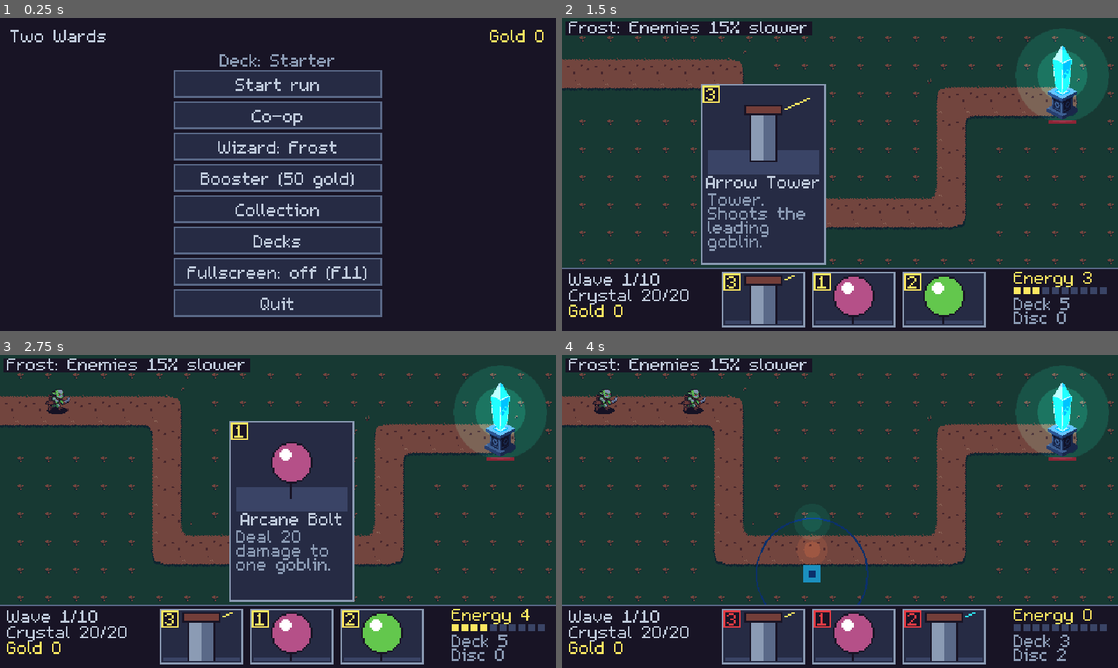
Above: before the commit, frames 1-4 (two rows, left to right).
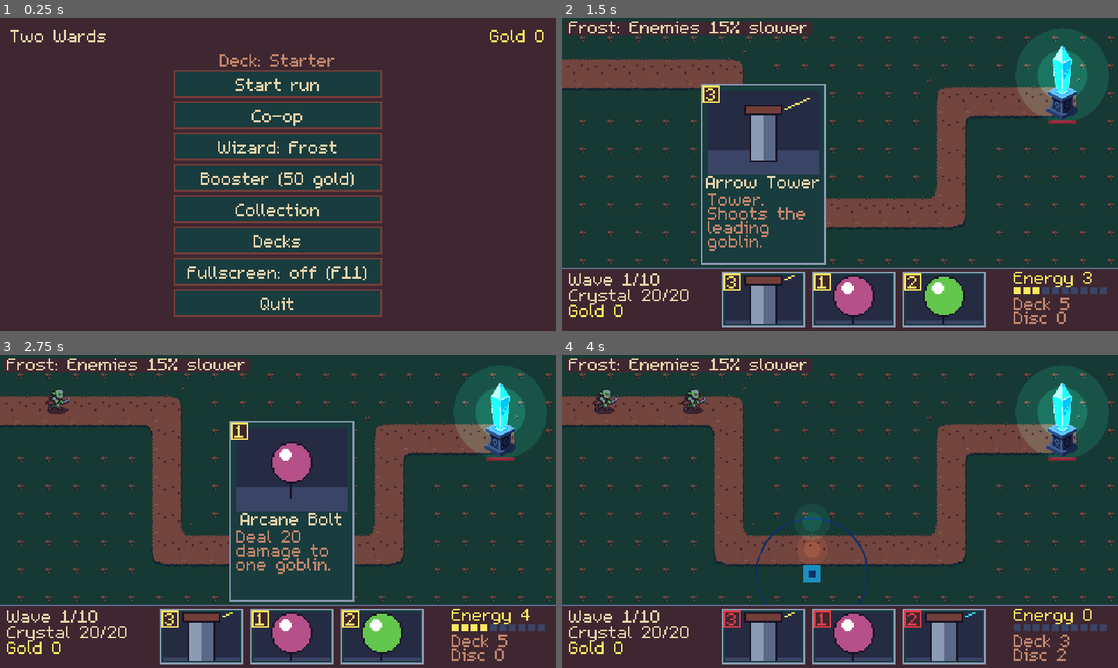
Above: after the commit, the same moments.

Repository: yggdrion/two-wards
Game: Godot game, scene res://scenes/main.tscn
The game is run twice, just before and just after one commit, with the same random seed, the same clock (stepped at 60 frames per second) and the same inputs.
Inputs (mouse positions are in pixels of both pictures, inside the frame that each line leads up to):
- Up to frame 1 (0.25 s): no input
- Up to frame 2 (1.5 s): click "Start run" at 0.5 s; tap Enter at 1.25 s; move the mouse to (762, 299) at 1.27 s; tap 1 at 1.35 s; click (762, 299) at 1.42 s
- Up to frame 3 (2.75 s): tap Space at 1.52, 2.27 s; move the mouse to (289, 636) at 2.02 s; tap 2 at 2.1 s; click (289, 636) at 2.17 s
- Up to frame 4 (4 s): move the mouse to (945, 636) at 2.77 s; tap 3 at 2.85 s; click (945, 636) at 2.92 s; move the mouse to (812, 574) at 3.52 s; tap 4 at 3.6 s; click (812, 574) at 3.67 s; tap Space at 3.77 s

The runs differ from the first frame. In frame 1, 79% of the frame differs, in the area x 0-100%, y 0-100%; in frame 2, 14%; in frame 3, 14%; in frame 4, 14%.

Commit message:
feat(ui): recolor theme from navy/purple to brown and green
Swap the Endesga 32 navy/purple ramp in theme.tres and the UI colors in palette.gd (panel, card bg, text, dim text, HP back) for browns, greens and parchment text. Gameplay colors are unchanged.

Diff:
--- a/game/resources/ui/theme.tres
+++ b/game/resources/ui/theme.tres
@@ -7,120 +7,120 @@
 content_margin_top = 8.0
 content_margin_right = 8.0
 content_margin_bottom = 8.0
-bg_color = Color(0.149, 0.1686, 0.2667, 1)
+bg_color = Color(0.098, 0.2353, 0.2431, 1)
 border_width_left = 2
 border_width_top = 2
 border_width_right = 2
 border_width_bottom = 2
-border_color = Color(0.2275, 0.2667, 0.4, 1)
+border_color = Color(0.149, 0.3608, 0.2588, 1)
 
 [sub_resource type="StyleBoxFlat" id="StyleBoxFlat_button_normal"]
 content_margin_left = 8.0
 content_margin_top = 2.0
 content_margin_right = 8.0
 content_margin_bottom = 4.0
-bg_color = Color(0.149, 0.1686, 0.2667, 1)
+bg_color = Color(0.098, 0.2353, 0.2431, 1)
 border_width_left = 2
 border_width_top = 2
 border_width_right = 2
 border_width_bottom = 2
-border_color = Color(0.3529, 0.4118, 0.5333, 1)
+border_color = Color(0.451, 0.2431, 0.2235, 1)
 
 [sub_resource type="StyleBoxFlat" id="StyleBoxFlat_button_hover"]
 content_margin_left = 8.0
 content_margin_top = 2.0
 content_margin_right = 8.0
 content_margin_bottom = 4.0
-bg_color = Color(0.2275, 0.2667, 0.4, 1)
+bg_color = Color(0.149, 0.3608, 0.2588, 1)
 border_width_left = 2
 border_width_top = 2
 border_width_right = 2
 border_width_bottom = 2
-border_color = Color(0.5451, 0.6078, 0.7059, 1)
+border_color = Color(0.7216, 0.4353, 0.3137, 1)
 
 [sub_resource type="StyleBoxFlat" id="StyleBoxFlat_button_pressed"]
 content_margin_left = 8.0
 content_margin_top = 2.0
 content_margin_right = 8.0
 content_margin_bottom = 4.0
-bg_color = Color(0.07059, 0.3059, 0.5373, 1)
+bg_color = Color(0.2431, 0.5373, 0.2824, 1)
 border_width_left = 2
 border_width_top = 2
 border_width_right = 2
 border_width_bottom = 2
-border_color = Color(0, 0.6, 0.8588, 1)
+border_color = Color(0.3882, 0.7804, 0.302, 1)
 
 [sub_resource type="StyleBoxFlat" id="StyleBoxFlat_button_disabled"]
 content_margin_left = 8.0
 content_margin_top = 2.0
 content_margin_right = 8.0
 content_margin_bottom = 4.0
-bg_color = Color(0.09412, 0.07843, 0.1451, 1)
+bg_color = Color(0.2431, 0.1529, 0.1922, 1)
 border_width_left = 2
 border_width_top = 2
 border_width_right = 2
 border_width_bottom = 2
-border_color = Color(0.2275, 0.2667, 0.4, 1)
+border_color = Color(0.149, 0.3608, 0.2588, 1)
 
 [sub_resource type="StyleBoxFlat" id="StyleBoxFlat_tab_selected"]
 content_margin_left = 8.0
 content_margin_top = 2.0
 content_margin_right = 8.0
 content_margin_bottom = 4.0
-bg_color = Color(0.07059, 0.3059, 0.5373, 1)
+bg_color = Color(0.2431, 0.5373, 0.2824, 1)
 border_width_left = 2
 border_width_top = 2
 border_width_right = 2
 border_width_bottom = 2
-border_color = Color(0.1725, 0.9098, 0.9608, 1)
+border_color = Color(0.9961, 0.6824, 0.2039, 1)
 
 [sub_resource type="StyleBoxEmpty" id="StyleBoxEmpty_focus"]
 
 [sub_resource type="StyleBoxFlat" id="StyleBoxFlat_screen"]
-bg_color = Color(0.09412, 0.07843, 0.1451, 1)
+bg_color = Color(0.2431, 0.1529, 0.1922, 1)
 
 [sub_resource type="StyleBoxFlat" id="StyleBoxFlat_scroll"]
 content_margin_left = 3.0
 content_margin_right = 3.0
-bg_color = Color(0.09412, 0.07843, 0.1451, 1)
+bg_color = Color(0.2431, 0.1529, 0.1922, 1)
 
 [sub_resource type="StyleBoxFlat" id="StyleBoxFlat_grabber"]
 content_margin_left = 3.0
 content_margin_right = 3.0
-bg_color = Color(0.3529, 0.4118, 0.5333, 1)
+bg_color = Color(0.451, 0.2431, 0.2235, 1)
 
 [sub_resource type="StyleBoxFlat" id="StyleBoxFlat_grabber_hover"]
 content_margin_left = 3.0
 content_margin_right = 3.0
-bg_color = Color(0.5451, 0.6078, 0.7059, 1)
+bg_color = Color(0.7216, 0.4353, 0.3137, 1)
 
 [sub_resource type="StyleBoxFlat" id="StyleBoxFlat_grabber_pressed"]
 content_margin_left = 3.0
 content_margin_right = 3.0
-bg_color = Color(0, 0.6, 0.8588, 1)
+bg_color = Color(0.3882, 0.7804, 0.302, 1)
 
 [sub_resource type="StyleBoxFlat" id="StyleBoxFlat_row"]
 content_margin_left = 6.0
 content_margin_top = 0.0
 content_margin_right = 6.0
 content_margin_bottom = 2.0
-bg_color = Color(0.149, 0.1686, 0.2667, 1)
+bg_color = Color(0.098, 0.2353, 0.2431, 1)
 
 [sub_resource type="StyleBoxFlat" id="StyleBoxFlat_row_hover"]
 content_margin_left = 6.0
 content_margin_top = 0.0
 content_margin_right = 6.0
 content_margin_bottom = 2.0
-bg_color = Color(0.2275, 0.2667, 0.4, 1)
+bg_color = Color(0.149, 0.3608, 0.2588, 1)
 
 [resource]
 default_font = ExtResource("1_font")
 default_font_size = 32
-Button/colors/font_color = Color(0.7529, 0.7961, 0.8627, 1)
+Button/colors/font_color = Color(0.9176, 0.8314, 0.6667, 1)
 Button/colors/font_hover_color = Color(1, 1, 1, 1)
 Button/colors/font_pressed_color = Color(1, 1, 1, 1)
-Button/colors/font_focus_color = Color(0.7529, 0.7961, 0.8627, 1)
-Button/colors/font_disabled_color = Color(0.3529, 0.4118, 0.5333, 1)
+Button/colors/font_focus_color = Color(0.9176, 0.8314, 0.6667, 1)
+Button/colors/font_disabled_color = Color(0.451, 0.2431, 0.2235, 1)
 Button/colors/font_hover_pressed_color = Color(1, 1, 1, 1)
 Button/styles/normal = SubResource("StyleBoxFlat_button_normal")
 Button/styles/hover = SubResource("StyleBoxFlat_button_hover")
@@ -128,12 +128,12 @@
 Button/styles/hover_pressed = SubResource("StyleBoxFlat_tab_selected")
 Button/styles/disabled = SubResource("StyleBoxFlat_button_disabled")
 Button/styles/focus = SubResource("StyleBoxEmpty_focus")
-Label/colors/font_color = Color(0.7529, 0.7961, 0.8627, 1)
+Label/colors/font_color = Color(0.9176, 0.8314, 0.6667, 1)
 Label/constants/line_spacing = 0
 GoldLabel/base_type = &"Label"
 GoldLabel/colors/font_color = Color(0.9961, 0.9059, 0.3804, 1)
 DimLabel/base_type = &"Label"
-DimLabel/colors/font_color = Color(0.5451, 0.6078, 0.7059, 1)
+DimLabel/colors/font_color = Color(0.7608, 0.5216, 0.4118, 1)
 Panel/styles/panel = SubResource("StyleBoxFlat_panel")
 PanelContainer/styles/panel = SubResource("StyleBoxFlat_panel")
 ScreenBackground/base_type = &"Panel"
--- a/game/scripts/palette.gd
+++ b/game/scripts/palette.gd
@@ -9,9 +9,9 @@
 const PLAYER_DARK := Color("124e89")
 const CRYSTAL := Color("2ce8f5")
 const SHOT := Color("fee761")
-const HP_BACK := Color("181425")
+const HP_BACK := Color("3e2731")
 const HP_FILL := Color("e43b44")
-const TEXT := Color("c0cbdc")
+const TEXT := Color("ead4aa")
 const GOBLIN_ARMORED := Color("3e8948")
 const FROST := Color("2ce8f5")
 const COPY := Color("b55088")
@@ -19,9 +19,9 @@
 const VALID := Color("63c74d")
 const INVALID := Color("e43b44")
 const ENERGY := Color("fee761")
-const PANEL := Color("181425")
-const CARD_BG := Color("262b44")
-const CARD_TEXT_DIM := Color("8b9bb4")
+const PANEL := Color("3e2731")
+const CARD_BG := Color("193c3e")
+const CARD_TEXT_DIM := Color("c28569")
 const RARITY_COMMON := Color("8b9bb4")
 const RARITY_RARE := Color("0099db")
 const RARITY_EPIC := Color("b55088")
